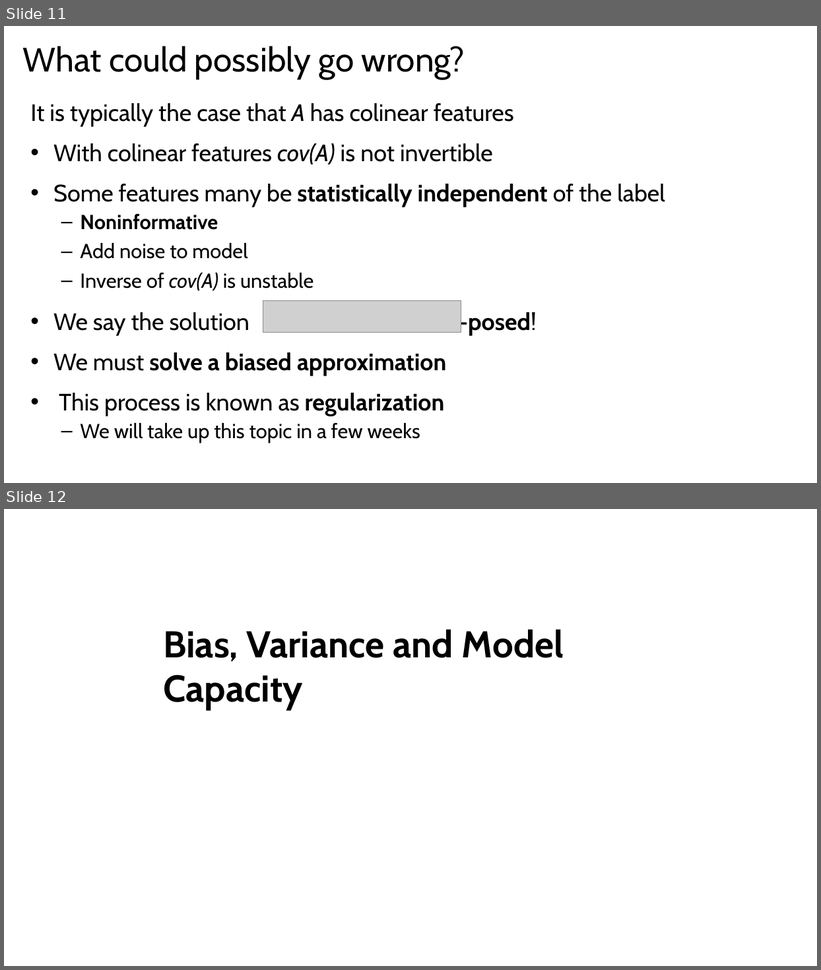
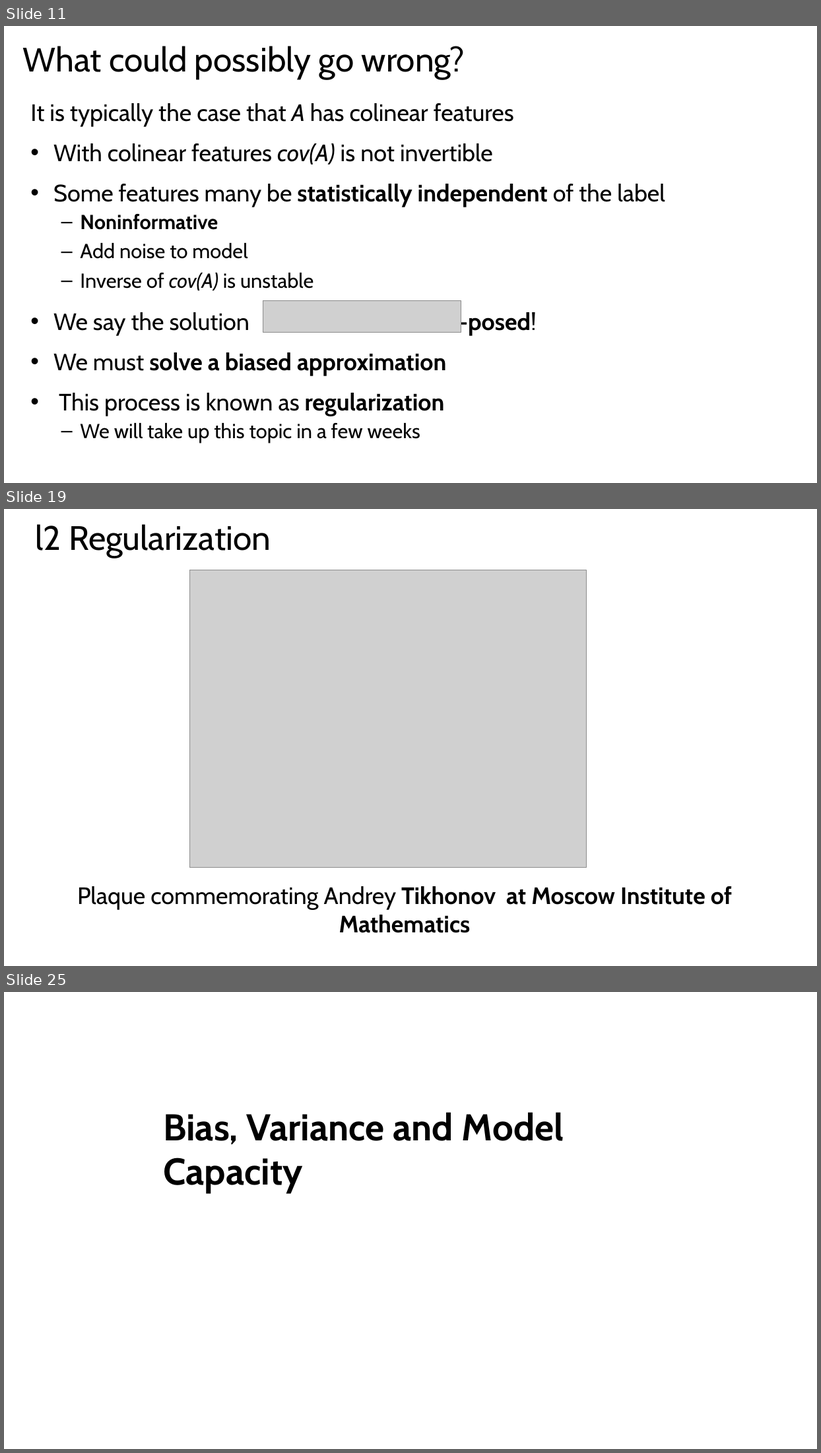
Before and after one commit to StephenElston/CSCI-E25, a slide deck: Slides/OldSlides/4_MachineLearningForCV.pptx. Shown one above the other, each under a label of ours: slides 11 and 12 before the commit, slides 11, 19 and 25 after it; the slides between them are not shown. The pictures are 821x970 and 821x1453 pixels, drawn with LibreOffice and Linux fonts; fonts in the diff are those of the drawing; grey boxes stand for pictures. Boxes give left, top, right and bottom in pixels: in the first picture for what was removed or moved away, otherwise in the second. Text is boxed around its words. In the diff, an @@ line names an element or a change of style, - is before the commit and + after.

```diff
--- a/Slides/OldSlides/4_MachineLearningForCV.pptx
+++ b/Slides/OldSlides/4_MachineLearningForCV.pptx
@@ slide 19 added at <box>4,509,817,966</box>, background #FFFFFF @@
@@ title added at <box>36,524,271,557</box>, 40 pt, text #000000 @@
+l2 Regularization
@@ picture added at <box>189,570,587,867</box> @@
@@ text added at <box>77,887,732,933</box>, 28 pt, text #000000, bold @@
+Plaque commemorating Andrey Tikhonov at Moscow Institute of Mathematics
@@ what was slide 12 is now slide 25 @@
```
Also in this commit, not shown: 12 other slides added.
